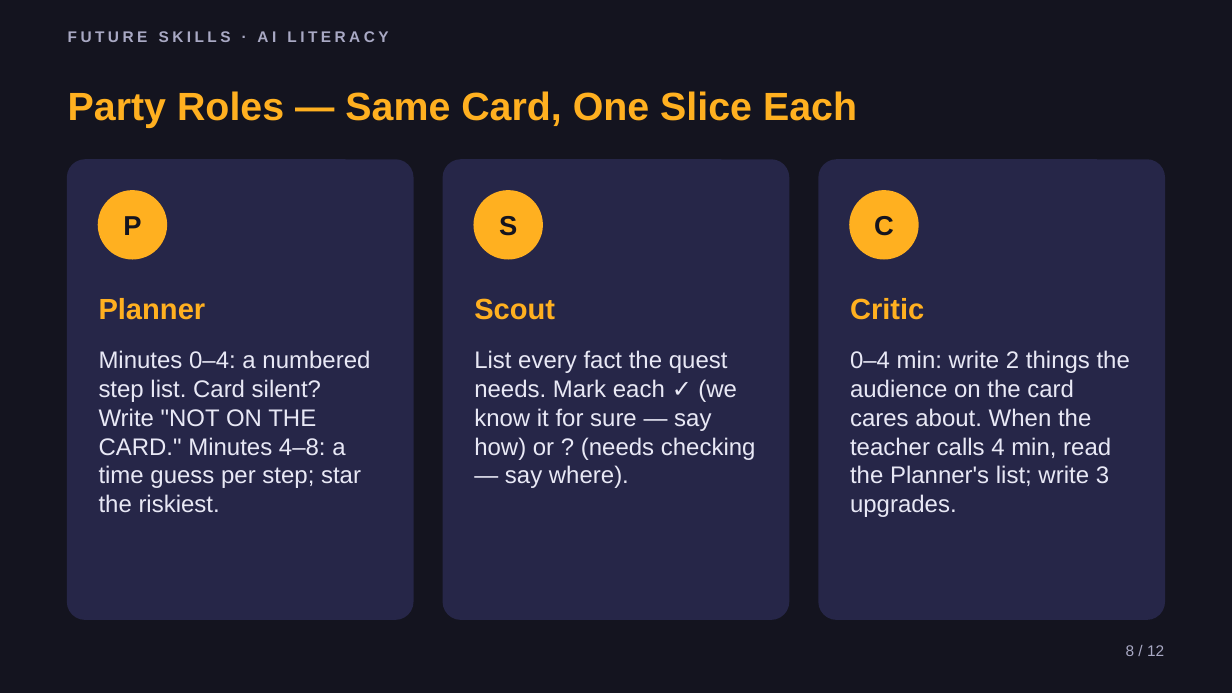
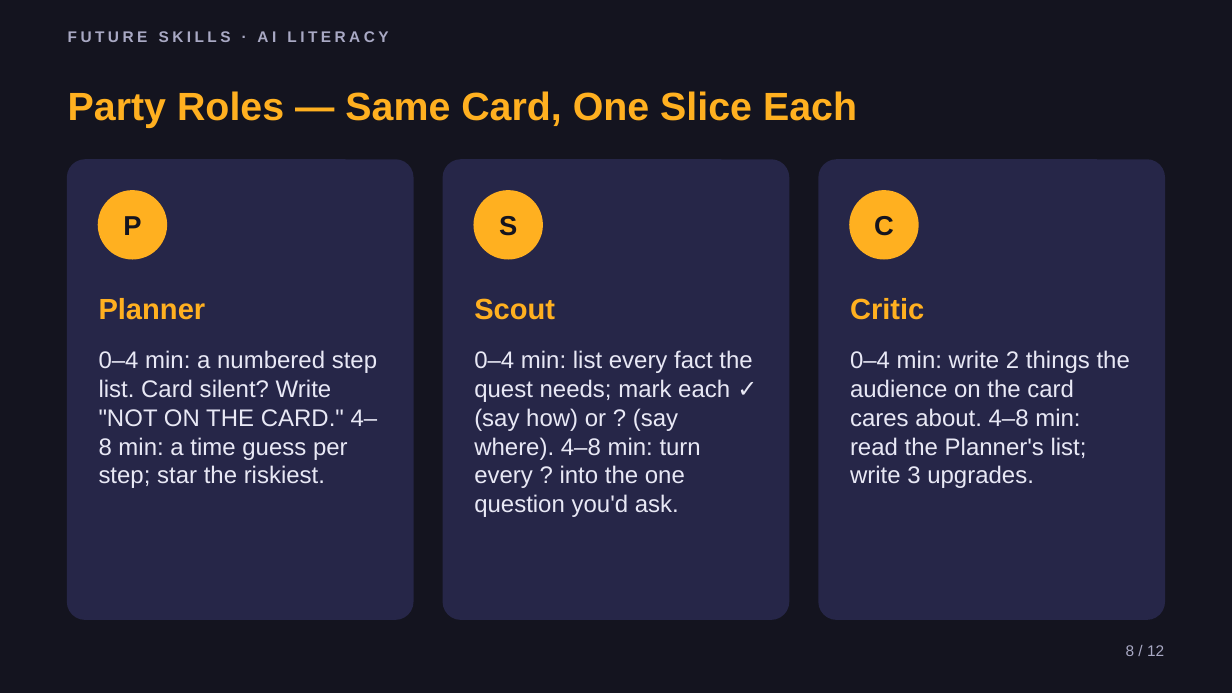
Before and after one commit to phiunit/tptphi, a slide deck: slide 8 of products/ai-agent-intern/dist/Lead Your AI Squad - Slides.pptx. Drawn at 1232x693 pixels with LibreOffice and Linux fonts; fonts in the diff are those of the drawing. Boxes give left, top, right and bottom in pixels: in the first picture for what was removed or moved away, otherwise in the second. Text is boxed around its words. In the diff, an @@ line names an element or a change of style, - is before the commit and + after.

```diff
--- a/products/ai-agent-intern/dist/Lead Your AI Squad - Slides.pptx
+++ b/products/ai-agent-intern/dist/Lead Your AI Squad - Slides.pptx
@@ text at [99,350,378,488]: text changed @@
-Minutes 0–4: a numbered step list. Card silent? Write "NOT ON THE CARD." Minutes 4–8: a time guess per step; star the riskiest.
+0–4 min: a numbered step list. Card silent? Write "NOT ON THE CARD." 4–8 min: a time guess per step; star the riskiest.
@@ text at [474,350,752,517]: text changed @@
-List every fact the quest needs. Mark each ✓ (we know it for sure — say how) or ? (needs checking — say where).
+0–4 min: list every fact the quest needs; mark each ✓ (say how) or ? (say where). 4–8 min: turn every ? into the one question you'd ask.
@@ text at [850,350,1130,488]: text changed @@
-0–4 min: write 2 things the audience on the card cares about. When the teacher calls 4 min, read the Planner's list; write 3 upgrades.
+0–4 min: write 2 things the audience on the card cares about. 4–8 min: read the Planner's list; write 3 upgrades.
```
Also in this commit, not shown: 6 other slides changed, 29 other files.
